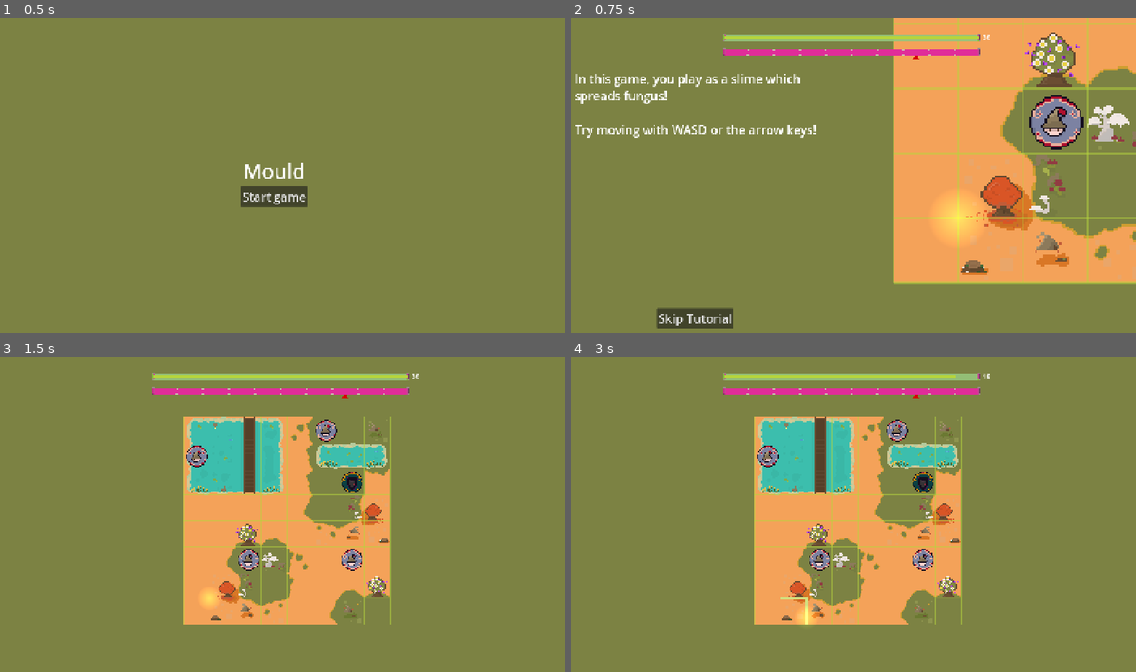
Above: before the commit, frames 1-4 (two rows, left to right).
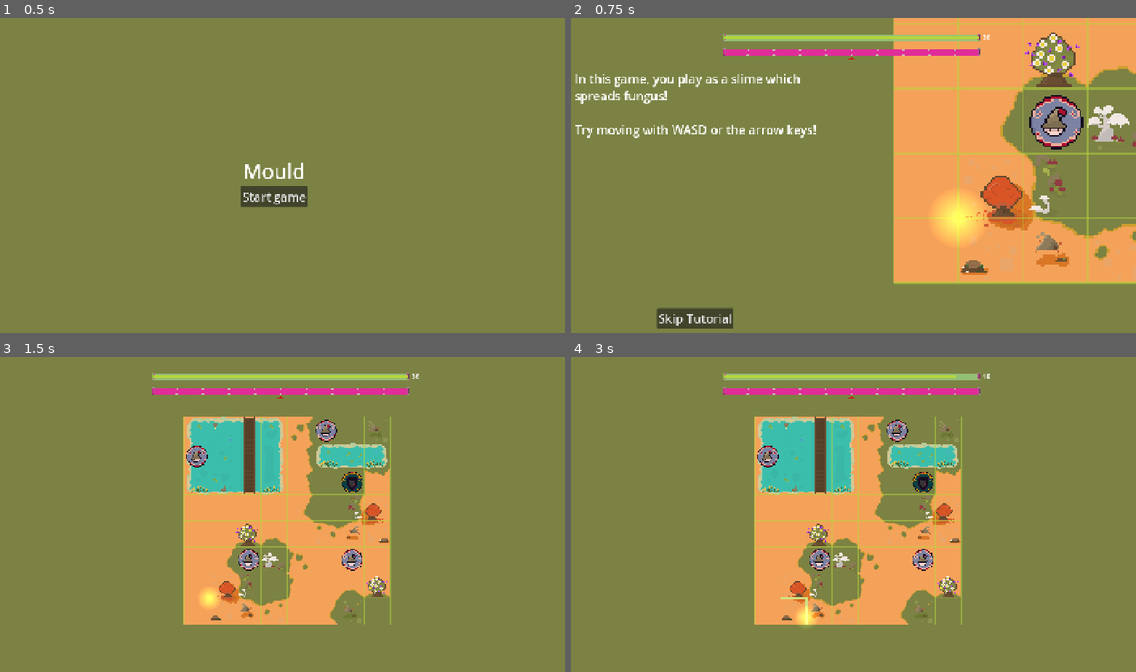
Above: after the commit, the same moments.

Repository: Sooshimi/mould
Game: Godot game, scene res://scenes/main.tscn
Two runs of this game, one before a commit and one after it. Both use one fixed random seed, a clock stepped at 60 frames per second and the inputs below. Sound files missing from this copy of the repository are replaced by a short silence.
Inputs:
- Up to frame 1 (0.5 s): no input
- Up to frame 2 (0.75 s): click "Start game" at 0.5 s
- Up to frame 3 (1.5 s): click "Skip Tutorial" at 1.25 s
- Up to frame 4 (3 s): tap Enter at 2 s; hold D (right) 2.03-2.78 s; tap Space at 2.75 s; hold S (down) from 2.78 s (still down)

Frame 1 is identical in both runs. In frame 2, 0.2% of the frame differs, in the area x 49-71%, y 12-68%; in frame 3, less than 0.1%; in frame 4, less than 0.1%.

Commit message:
update goal

Diff:
--- a/scenes/characters/slime.tscn
+++ b/scenes/characters/slime.tscn
@@ -14,7 +14,7 @@
 
 [node name="PointLight2D" type="PointLight2D" parent="."]
 color = Color(0.7137255, 0.8352941, 0.23529412, 1)
-energy = 0.5
+energy = 0.8
 texture = ExtResource("3_boxg1")
 texture_scale = 0.12
 
--- a/scenes/ui/ui.tscn
+++ b/scenes/ui/ui.tscn
@@ -80,7 +80,7 @@
 text = "Back to Main Menu"
 
 [node name="TargetArrow" type="Sprite2D" parent="."]
-position = Vector2(895, 98)
+position = Vector2(736, 100)
 rotation = 3.1415927
 scale = Vector2(3, 3)
 texture = ExtResource("4_g5kmx")
--- a/scripts/globals/TurnManager.gd
+++ b/scripts/globals/TurnManager.gd
@@ -9,9 +9,9 @@
 const tutorial_total_cells := 9
 const tutorial_infected_cells_target := 2
 const level_1_total_cells := 64
-const level_1_infected_cells_target := 48 # 48
+const level_1_infected_cells_target := 32 # 48
 const level_2_total_cells := 256
-const level_2_infected_cells_target := 192 # 192
+const level_2_infected_cells_target := 128 # 192
 
 var total_cells: int
 var infected_cells_target: int
